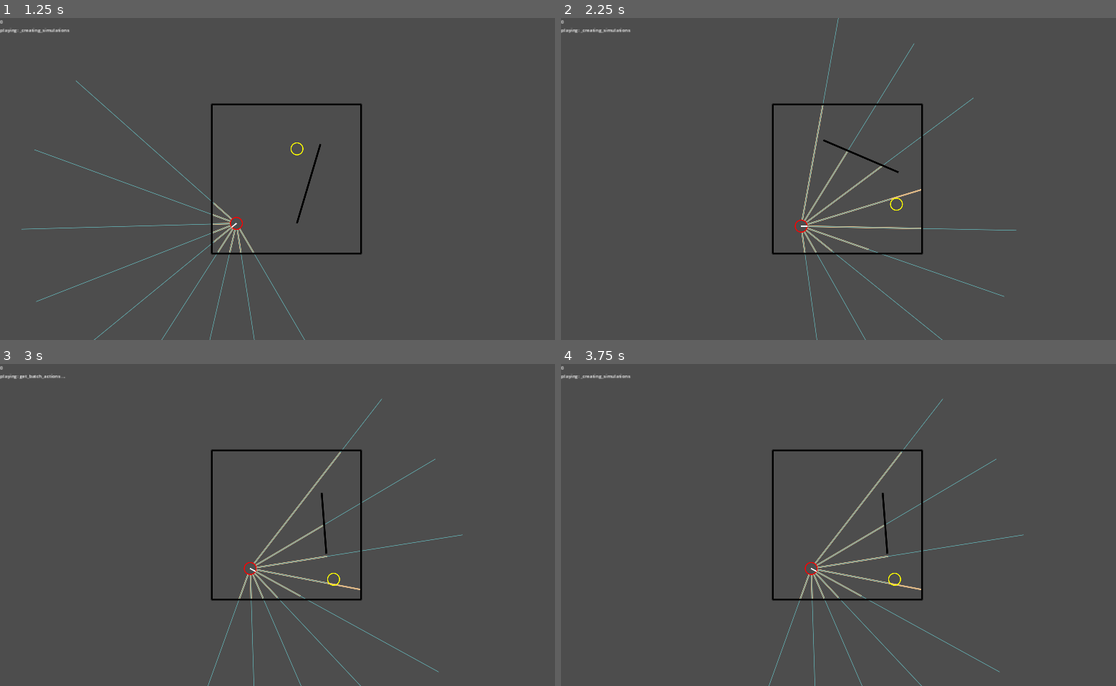
Above: before the commit, frames 1-4 (two rows, left to right).
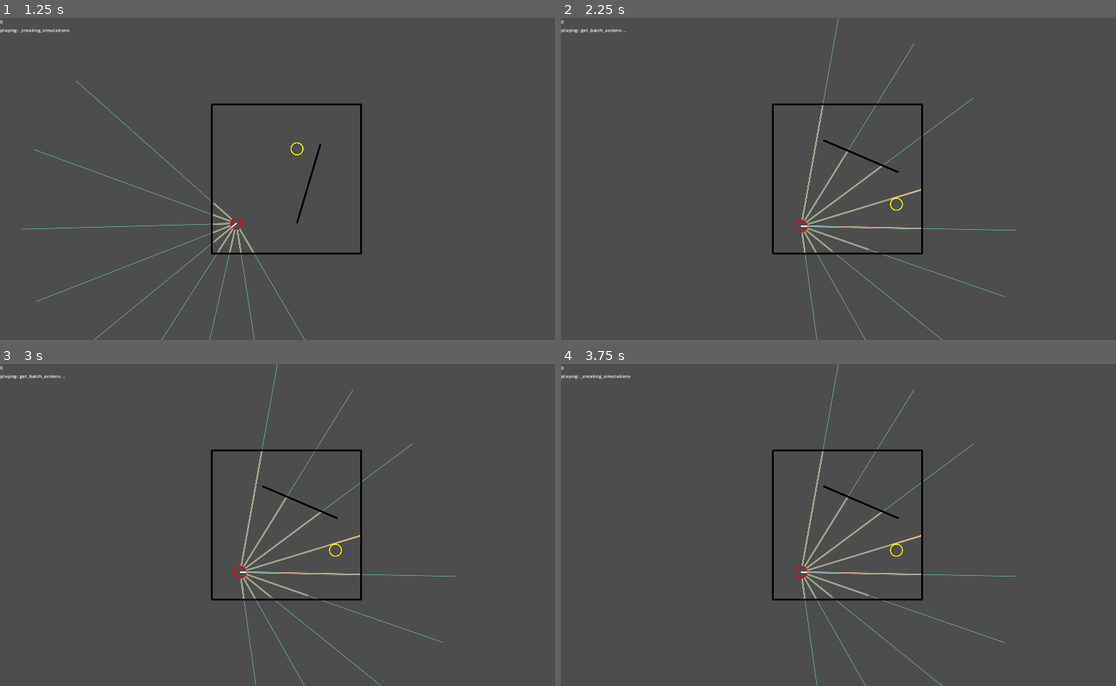
Above: after the commit, the same moments.

Repository: stokatyan/godot-ai
Game: Godot game, scene res://FindCoinGame/FCGEnv.tscn
Two runs of this game, one before a commit and one after it. Both use one fixed random seed, a clock stepped at 60 frames per second and the inputs below.
Inputs:
- Up to frame 1 (1.25 s): tap Enter at 0.5 s; hold D from 0.53 s (still down); tap O at 0.6 s
- Up to frame 2 (2.25 s): release D at 1.28 s; hold S 1.28-2.03 s; tap O at 1.35 s; tap Space at 2 s; hold D from 2.03 s (still down); hold Enter from 2.03 s (still down)
- Up to frame 3 (3 s): tap O at 2.3 s; release D at 2.78 s; release Enter at 2.78 s; hold Up from 2.78 s (still down); tap 1 at 2.85 s
- Up to frame 4 (3.75 s): tap O at 3.05 s; tap Space at 3.5 s; release Up at 3.53 s; hold A from 3.53 s (still down); tap 2 at 3.6 s

Frame 1 is identical in both runs. In frame 2, less than 0.1% of the frame differs, in the area x 3-13%, y 3-5%; in frame 3, 2.2%, in the area x 37-84%, y 0-100%; in frame 4, 2.2%.
Error in both runs: Cannot call method 'poll' on a null value. (res://AI/AIServerTCP.gd:40)

Commit message:
able to write policy.txt file

Diff:
--- a/godot-ai-client/AI/AICommands.gd
+++ b/godot-ai-client/AI/AICommands.gd
@@ -9,3 +9,4 @@
 var train = "train"
 var init_agent = "init"
 var load_agent = "load"
+var write_policy = "write_policy"
--- a/godot-ai-client/AI/AIRunner.gd
+++ b/godot-ai-client/AI/AIRunner.gd
@@ -62,6 +62,8 @@
 		KEY_3: # Start training loop
 			_loop_train_count = 1
 			_loop_train()
+		KEY_O:
+			_ai_tcp.write_policy()
 
 func _create_simulations() -> Array[BaseSimulation]:
 	env_delegate.update_status(_loop_train_count, "playing: _creating_simulations")
--- a/godot-ai-client/AI/AIServerTCP.gd
+++ b/godot-ai-client/AI/AIServerTCP.gd
@@ -272,3 +272,24 @@
 
 	_is_communicating = false
 	return action
+
+func write_policy():
+	while _is_communicating:
+		await get_tree().create_timer(1).timeout
+
+	_is_communicating = true
+	var action: Array[float] = []
+
+	var data = {}
+	data[AICommands.new().command] = AICommands.new().write_policy
+
+	_send_json(data)
+
+	var response: Dictionary
+	while !response:
+		await get_tree().create_timer(0.1).timeout
+		_client.poll()
+		response = _receive_json()
+
+	_is_communicating = false
+	return action
Not shown, added: godot-ai-client/checkpoints/policy.txt
Not shown, changed: ai-server/ai_commands.py
Not shown, changed: ai-server/ai_server.py
Not shown, changed: ai-server/utils.py
Not shown, added: godot-ai-client/checkpoints/model-1.pt
